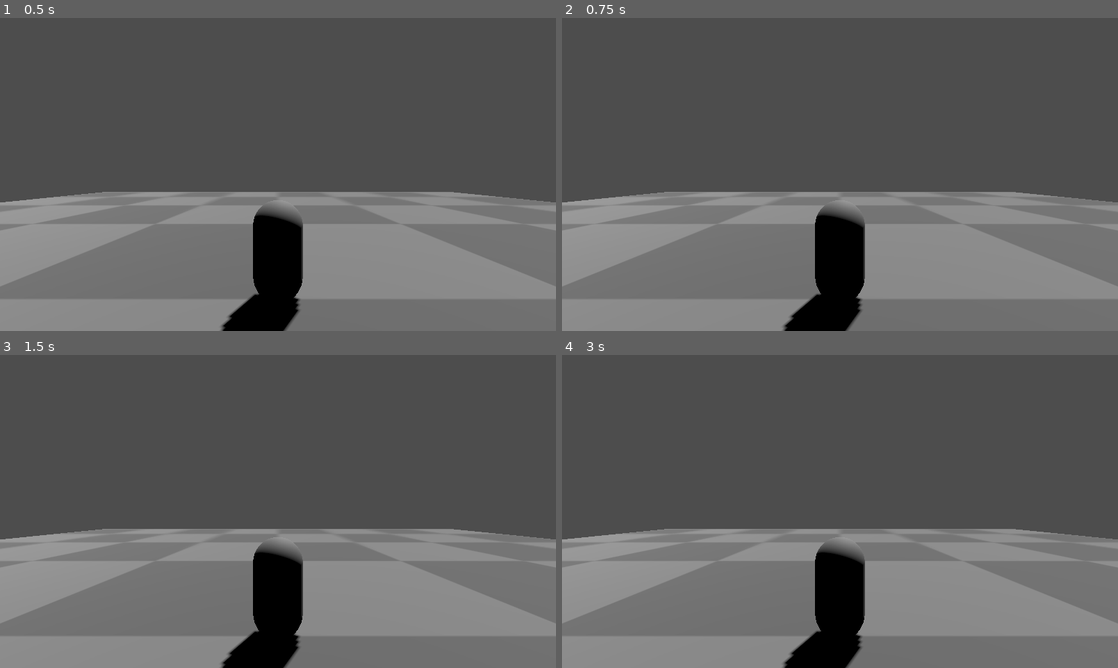
Above: before the commit, frames 1-4 (two rows, left to right).
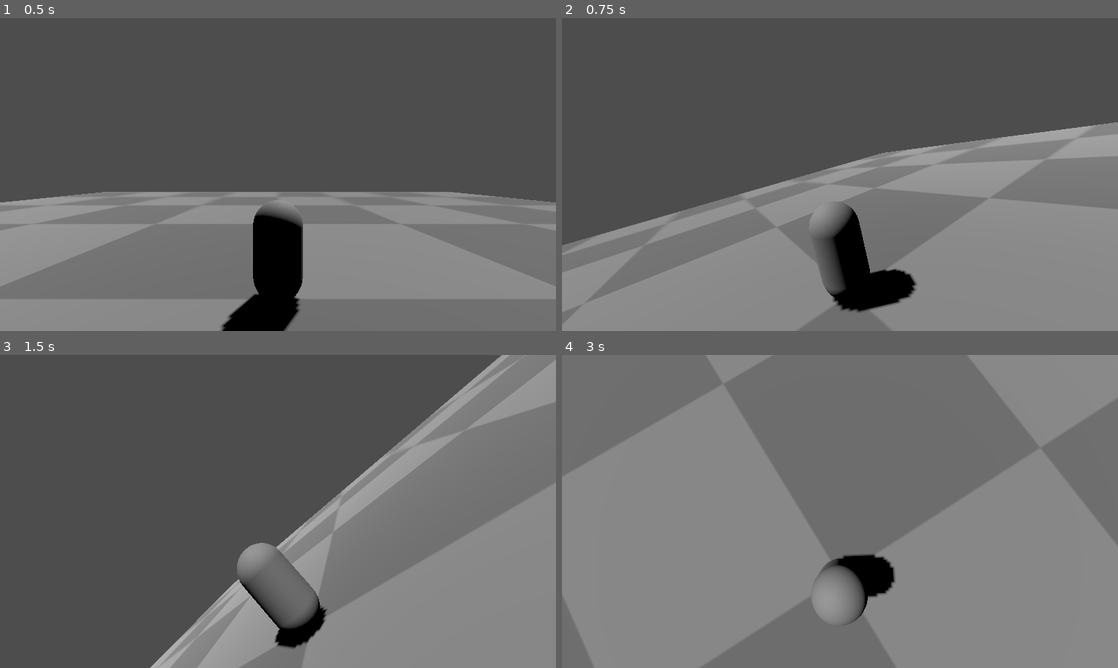
Above: after the commit, the same moments.

Repository: nashtonash/character-controller
Game: Godot game, scene res://scenes/test_level.tscn
Same seed, same stepped clock (60 frames per second), same inputs: the game is played once before the commit and once after it.
Inputs (mouse positions are in pixels of both pictures, inside the frame that each line leads up to):
- Up to frame 1 (0.5 s): no input
- Up to frame 2 (0.75 s): tap Enter at 0.5 s; move the mouse to (962, 158) at 0.52 s; hold D (move_right) from 0.53 s (still down)
- Up to frame 3 (1.5 s): tap Space at 1.25 s; move the mouse to (166, 527) at 1.27 s; release D (move_right) at 1.28 s; hold S (move_back) from 1.28 s (still down)
- Up to frame 4 (3 s): tap Enter at 2 s; move the mouse to (895, 442) at 2.02 s; release S (move_back) at 2.03 s; hold D (move_right) 2.03-2.78 s; tap Space at 2.75 s; move the mouse to (812, 574) at 2.77 s; hold W (move_forward) from 2.78 s (still down)

Frame 1 is identical in both runs. In frame 2, 26% of the frame differs, in the area x 0-100%, y 33-100%; in frame 3, 42%; in frame 4, 63%, in the area x 0-100%, y 0-100%.

Commit message:
movement and camera 0

Diff:
--- a/scenes/player.gd
+++ b/scenes/player.gd
@@ -1,7 +1,20 @@
 extends CharacterBody3D
+
+var mouse_sensitivity: float = .005
+
+func _input(event: InputEvent) -> void:
+	if (event is InputEventMouseMotion):
+		$CameraPivot.rotate_y(-event.relative.x * mouse_sensitivity)
+		$CameraPivot.rotate_x(-event.relative.y * mouse_sensitivity)
+
 
 func calculate_velocity() -> void:
 	pass
 
 func _physics_process(delta: float) -> void:
-	pass
+	var input_dir: Vector2 = Input.get_vector(
+		"move_left",
+		"move_right",
+		"move_forward",
+		"move_back",
+	)
--- a/scenes/player.tscn
+++ b/scenes/player.tscn
@@ -15,5 +15,7 @@
 [node name="CollisionShape3D" type="CollisionShape3D" parent="."]
 shape = SubResource("CapsuleShape3D_e46wb")
 
-[node name="Camera3D" type="Camera3D" parent="."]
+[node name="CameraPivot" type="Node3D" parent="."]
+
+[node name="Camera3D" type="Camera3D" parent="CameraPivot"]
 transform = Transform3D(1, 0, 0, 0, 1, 0, 0, 0, 1, 0, 1.51754, 4.11987)
